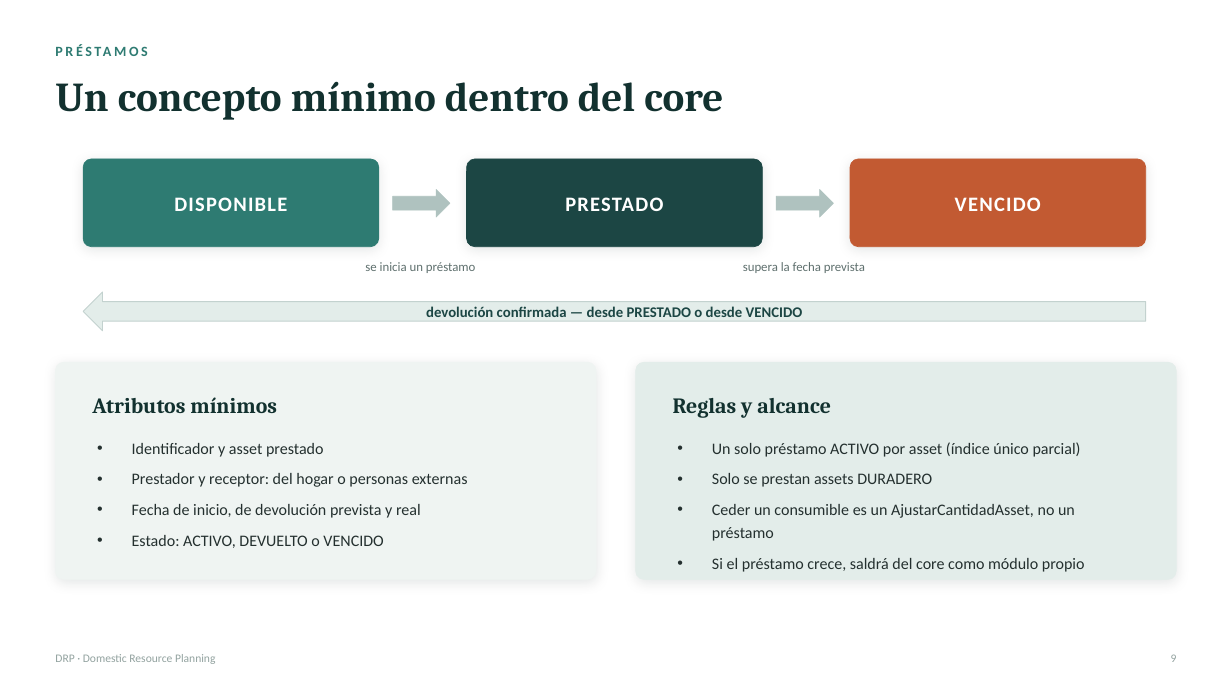
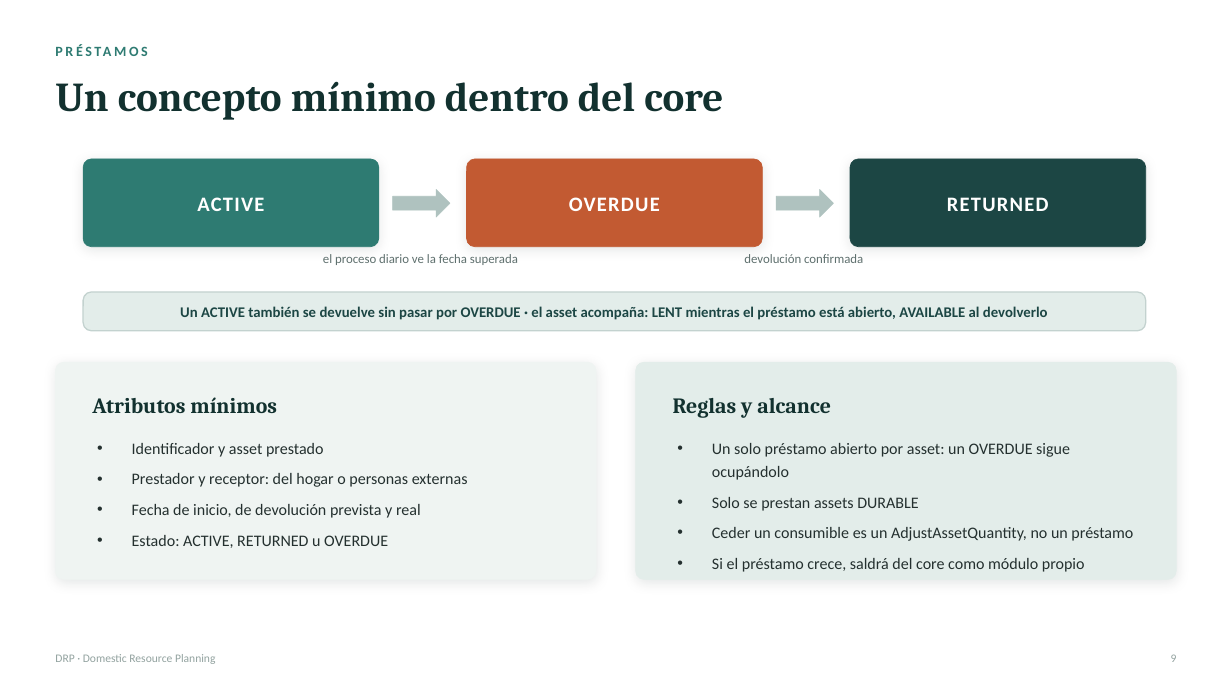
Before and after one commit to kikescribano/domestic_resource_planning, a slide deck: slide 10 of docs/common/marketing/DRP-resumen.pptx. Drawn at 1232x693 pixels with LibreOffice and Linux fonts; fonts in the diff are those of the drawing. Boxes give left, top, right and bottom in pixels: in the first picture for what was removed or moved away, otherwise in the second. Text is boxed around its words. In the diff, an @@ line names an element or a change of style, - is before the commit and + after.

```diff
--- a/docs/common/marketing/DRP-resumen.pptx
+++ b/docs/common/marketing/DRP-resumen.pptx
@@ rounded rectangle at box(467, 159, 762, 247): fill #1C4644 to #C25A32; outline #1C4644 0.5 pt to #C25A32 0.5 pt @@
@@ rounded rectangle at box(850, 159, 1146, 247): fill #C25A32 to #1C4644; outline #C25A32 0.5 pt to #1C4644 0.5 pt @@
@@ text at box(197, 197, 264, 211): text changed @@
-DISPONIBLE
+ACTIVE
@@ text at box(569, 197, 660, 211): text changed @@
-PRESTADO
+OVERDUE
@@ text at box(947, 197, 1049, 211): text changed @@
-VENCIDO
+RETURNED
@@ text "el proceso diario ve la ..." at box(323, 254, 518, 265): vertical alignment middle to top @@
@@ text at box(323, 254, 518, 265): text changed @@
-se inicia un préstamo
+el proceso diario ve la fecha superada
@@ text "devolución confirmada" at box(744, 254, 863, 263): vertical alignment middle to top @@
@@ text at box(744, 254, 863, 263): text changed @@
-supera la fecha prevista
+devolución confirmada
@@ rounded rectangle at box(83, 292, 1146, 331): left arrow to rounded rectangle; outline #C3D2CF 0.75 pt to #C3D2CF 1 pt @@
@@ text at box(180, 306, 1048, 320): text changed @@
-devolución confirmada — desde PRESTADO o desde VENCIDO
+Un ACTIVE también se devuelve sin pasar por OVERDUE · el asset acompaña: LENT mientras el préstamo está abierto, AVAILABLE al devolverlo
@@ text at box(712, 443, 1133, 541): text changed @@
-• Un solo préstamo ACTIVO por asset (índice único parcial)
-• Solo se prestan assets DURADERO
-• Ceder un consumible es un AjustarCantidadAsset, no un préstamo
+• Un solo préstamo abierto por asset: un OVERDUE sigue ocupándolo
+• Solo se prestan assets DURABLE
+• Ceder un consumible es un AdjustAssetQuantity, no un préstamo
@@ text at box(132, 535, 388, 548): text changed @@
-• Estado: ACTIVO, DEVUELTO o VENCIDO
+• Estado: ACTIVE, RETURNED u OVERDUE
```
Also in this commit, not shown: 7 other slides changed, 1 other file.
